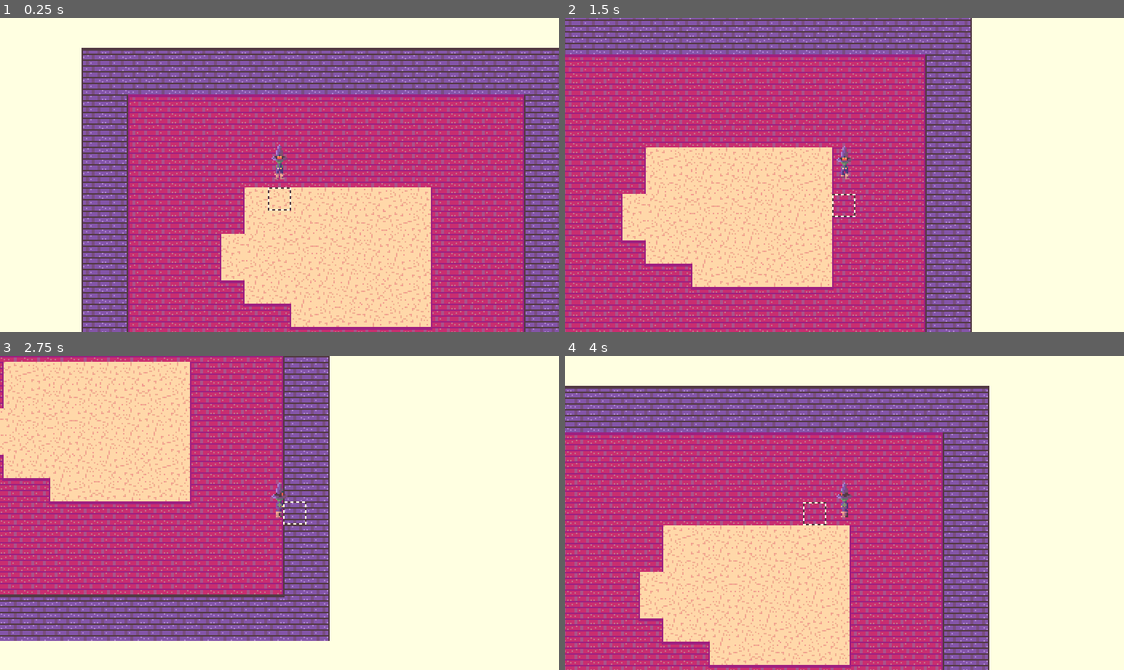
Above: before the commit, frames 1-4 (two rows, left to right).
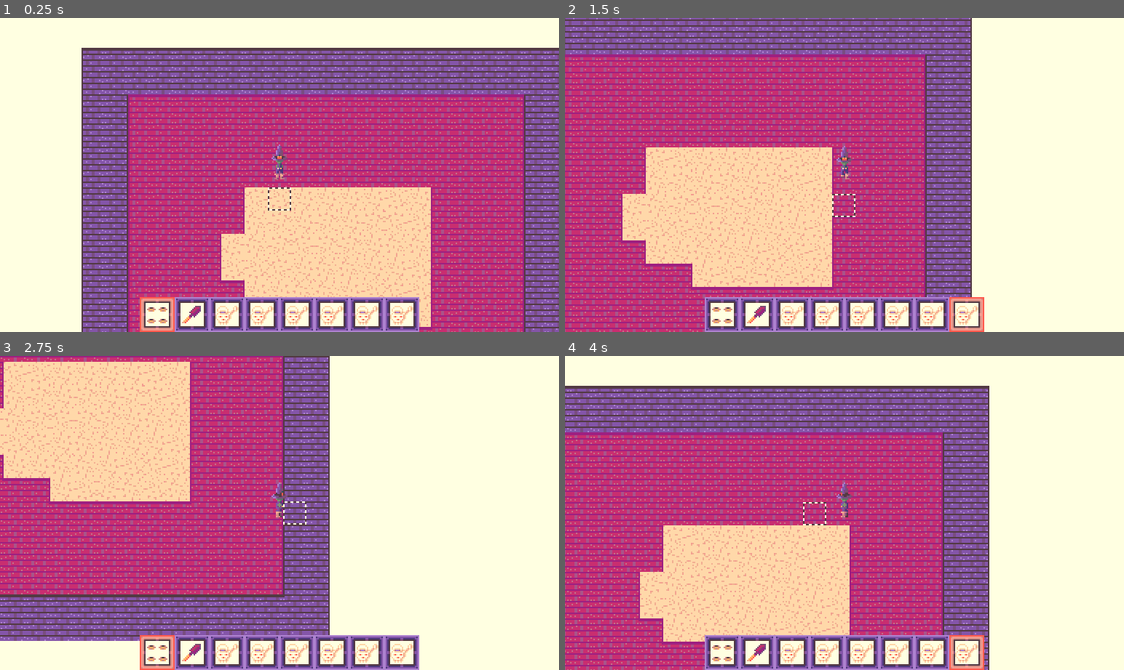
Above: after the commit, the same moments.

Repository: Tourmi/CozyAutumn2022
Game: Godot game, scene res://levels/default_level.tscn
Two runs of this game, one before a commit and one after it. Both use one fixed random seed, a clock stepped at 60 frames per second and the inputs below.
Inputs (mouse positions are in pixels of both pictures, inside the frame that each line leads up to):
- Up to frame 1 (0.25 s): no input
- Up to frame 2 (1.5 s): move the mouse to (967, 159) at 0.52 s; hold D (move_right) 0.53-1.28 s; tap Mouse wheel down (next_tool) at 0.6 s; tap Mouse wheel up (previous_tool) at 0.8, 1.35 s; move the mouse to (732, 190) at 1.27 s; hold S (move_down) from 1.28 s (still down)
- Up to frame 3 (2.75 s): tap Mouse wheel down (next_tool) at 1.55, 2.1 s; move the mouse to (335, 443) at 2.02 s; release S (move_down) at 2.03 s; hold D (move_right) from 2.03 s (still down); tap Mouse wheel up (previous_tool) at 2.3 s
- Up to frame 4 (4 s): move the mouse to (816, 575) at 2.77 s; release D (move_right) at 2.78 s; hold W (move_up) 2.78-3.53 s; tap Mouse wheel up (previous_tool) at 2.85, 3.8 s; tap Mouse wheel down (next_tool) at 3.05 s; move the mouse to (1012, 560) at 3.52 s; hold Left (move_left) from 3.53 s (still down); tap Space (use_tool) at 3.6 s

The runs differ from the first frame. In frame 1, 5.3% of the frame differs, in the area x 25-75%, y 88-100%; in frame 2, 5.4%; in frame 3, 3.7%; in frame 4, 5.4%.

Commit message:
Added hotbar

Diff:
--- a/entities/tools/seeds/pumpkin_seed.tres
+++ b/entities/tools/seeds/pumpkin_seed.tres
@@ -1,9 +1,11 @@
-[gd_resource type="Resource" load_steps=3 format=2]
+[gd_resource type="Resource" load_steps=4 format=2]
 
 [ext_resource path="res://entities/tools/seeds/seed_data.gd" type="Script" id=1]
 [ext_resource path="res://entities/plants/pumpkin/pumpkin_data.tres" type="Resource" id=2]
+[ext_resource path="res://entities/tools/seeds/pumpkin_seed.png" type="Texture" id=3]
 
 [resource]
 script = ExtResource( 1 )
-value = 3
+value = 5
 plant_data = ExtResource( 2 )
+icon = ExtResource( 3 )
--- a/entities/tools/seeds/seed_data.gd
+++ b/entities/tools/seeds/seed_data.gd
@@ -5,3 +5,4 @@
 export var value : int = 3
 #The plant data of this seed
 export var plant_data : Resource
+export var icon : Texture
--- a/entities/tools/seeds/seeds.gd
+++ b/entities/tools/seeds/seeds.gd
@@ -6,6 +6,9 @@
 
 func _init(seed_data : Seed_Data) -> void:
 	_seed_data = seed_data
+
+func _ready() -> void:
+	self.icon = _seed_data.icon
 
 func use_tool(global_pos : Vector2) -> void:
 	_to_plant_location = Utils.get_tile_location(global_pos)
--- a/entities/tools/shovel/shovel.gd
+++ b/entities/tools/shovel/shovel.gd
@@ -1,5 +1,8 @@
 class_name Shovel
 extends Tool
+
+func _ready():
+	icon = preload("res://entities/tools/shovel/shovel.png")
 
 var _to_dig_location : Vector2
 
--- a/entities/tools/tool.gd
+++ b/entities/tools/tool.gd
@@ -3,6 +3,7 @@
 
 signal finished_using()
 
+var icon : Texture
 var can_use : bool setget , _can_use_tool
 
 var _timer : Timer
--- a/entities/tools/water_can/water_can.gd
+++ b/entities/tools/water_can/water_can.gd
@@ -1,8 +1,10 @@
 class_name WaterCan
 extends Tool
 
+var _to_water_location : Vector2
 
-var _to_water_location : Vector2
+func _ready():
+	icon = preload("res://entities/tools/water_can/water_can.png")
 
 func use_tool(global_pos : Vector2) -> void:
 	_to_water_location = Utils.get_tile_location(global_pos)
--- a/globals/autoloads/player_variables.gd
+++ b/globals/autoloads/player_variables.gd
@@ -1,16 +1,29 @@
 extends Node
 
+signal selected_tool_changed(index)
+
 var selected_tool_index : int = 0
-# The player's inventory. The size of the array determines the maximum player inventory
-export var inventory : Array
+var inventory : Array
+
+var _level : Game_Level
 
 func _ready():
-	inventory[0] = Seeds.new(load("res://entities/tools/seeds/pumpkin_seed.tres") as Seed_Data)
-	inventory[1] = Shovel.new()
-	inventory[2] = WaterCan.new()
-	add_child(inventory[0])
-	add_child(inventory[1])
-	add_child(inventory[2])
+	inventory.append(Seeds.new(preload("res://entities/tools/seeds/pumpkin_seed.tres") as Seed_Data))
+	add_child(inventory.back())
+	inventory.append(Shovel.new())
+	add_child(inventory.back())
+	inventory.append(WaterCan.new())
+	add_child(inventory.back())
+	inventory.append(WaterCan.new())
+	add_child(inventory.back())
+	inventory.append(WaterCan.new())
+	add_child(inventory.back())
+	inventory.append(WaterCan.new())
+	add_child(inventory.back())
+	inventory.append(WaterCan.new())
+	add_child(inventory.back())
+	inventory.append(WaterCan.new())
+	add_child(inventory.back())
 
 func get_selected_tool() -> Tool:
 	return inventory[selected_tool_index] as Tool
@@ -18,7 +31,9 @@
 func next_tool() -> void:
 	selected_tool_index += 1
 	if selected_tool_index >= inventory.size(): selected_tool_index = 0
+	emit_signal("selected_tool_changed", selected_tool_index)
 
 func previous_tool() -> void:
 	selected_tool_index -= 1
 	if selected_tool_index < 0: selected_tool_index = inventory.size() - 1
+	emit_signal("selected_tool_changed", selected_tool_index)
--- a/globals/autoloads/player_variables.tscn
+++ b/globals/autoloads/player_variables.tscn
@@ -4,4 +4,3 @@
 
 [node name="Node" type="Node"]
 script = ExtResource( 1 )
-inventory = [ null, null, null ]
--- a/levels/default_level.tscn
+++ b/levels/default_level.tscn
@@ -1,13 +1,16 @@
-[gd_scene load_steps=4 format=2]
+[gd_scene load_steps=5 format=2]
 
 [ext_resource path="res://entities/player/player.tscn" type="PackedScene" id=1]
 [ext_resource path="res://maps/main_map/main_map.tscn" type="PackedScene" id=2]
 [ext_resource path="res://levels/level.gd" type="Script" id=3]
+[ext_resource path="res://ui/hud/hud.tscn" type="PackedScene" id=4]
 
-[node name="Default_Level" type="Node2D"]
+[node name="Default_Level" type="Node"]
 script = ExtResource( 3 )
 
 [node name="Map" parent="." instance=ExtResource( 2 )]
 
 [node name="Player" parent="." instance=ExtResource( 1 )]
 position = Vector2( 88.1133, 55.5619 )
+
+[node name="Hud" parent="." instance=ExtResource( 4 )]
--- a/levels/level.gd
+++ b/levels/level.gd
@@ -1,5 +1,6 @@
 class_name Game_Level
-extends Node2D
+extends Node
 
 onready var map : Game_Map = $Map
 onready var player : Player_Actor = $Player
+onready var hud : Hud = $Hud
--- a/project.godot
+++ b/project.godot
@@ -24,7 +24,7 @@
 "language": "GDScript",
 "path": "res://globals/directions.gd"
 }, {
-"base": "Node2D",
+"base": "Node",
 "class": "Game_Level",
 "language": "GDScript",
 "path": "res://levels/level.gd"
@@ -33,6 +33,21 @@
 "class": "Game_Map",
 "language": "GDScript",
 "path": "res://maps/map.gd"
+}, {
+"base": "HBoxContainer",
+"class": "Hotbar",
+"language": "GDScript",
+"path": "res://ui/hud/hotbar/hotbar.gd"
+}, {
+"base": "TextureRect",
+"class": "HotbarSquare",
+"language": "GDScript",
+"path": "res://ui/hud/hotbar/hotbar_square.gd"
+}, {
+"base": "CanvasLayer",
+"class": "Hud",
+"language": "GDScript",
+"path": "res://ui/hud/hud.gd"
 }, {
 "base": "Node2D",
 "class": "Plant",
@@ -85,6 +100,9 @@
 "Directions": "",
 "Game_Level": "",
 "Game_Map": "",
+"Hotbar": "",
+"HotbarSquare": "",
+"Hud": "",
 "Plant": "",
 "Plant_Data": "",
 "Player_Actor": "",
--- /dev/null
+++ b/ui/hud/hotbar/hotbar.gd
@@ -0,0 +1,26 @@
+class_name Hotbar
+extends HBoxContainer
+
+export(Array, NodePath) var hotbar_squares : Array
+var _hotbar_squares : Array
+
+func _ready():
+	var idx = 0
+	for sq in hotbar_squares:
+		var node := get_node(sq) as HotbarSquare
+		_hotbar_squares.append(node)
+		if idx < PlayerVariables.inventory.size(): node.set_tool_icon(PlayerVariables.inventory[idx].icon)
+		idx += 1
+	PlayerVariables.connect("selected_tool_changed", self, "_on_selected_tool_changed")
+	select(0)
+
+func select(index : int) -> void:
+	_deselect_everything()
+	(_hotbar_squares[index] as HotbarSquare).selected = true
+
+func _deselect_everything() -> void:
+	for sq in _hotbar_squares:
+		(sq as HotbarSquare).selected = false
+
+func _on_selected_tool_changed(index : int) -> void:
+	select(index)
--- /dev/null
+++ b/ui/hud/hotbar/hotbar.tscn
@@ -0,0 +1,50 @@
+[gd_scene load_steps=3 format=2]
+
+[ext_resource path="res://ui/hud/hotbar/hotbar_square.tscn" type="PackedScene" id=1]
+[ext_resource path="res://ui/hud/hotbar/hotbar.gd" type="Script" id=2]
+
+[node name="Hotbar" type="HBoxContainer"]
+anchor_top = 1.0
+anchor_right = 1.0
+anchor_bottom = 1.0
+margin_top = -24.0
+grow_horizontal = 2
+custom_constants/separation = 0
+alignment = 1
+script = ExtResource( 2 )
+__meta__ = {
+"_edit_use_anchors_": false
+}
+hotbar_squares = [ NodePath("HotbarSquare1"), NodePath("HotbarSquare2"), NodePath("HotbarSquare3"), NodePath("HotbarSquare4"), NodePath("HotbarSquare5"), NodePath("HotbarSquare6"), NodePath("HotbarSquare7"), NodePath("HotbarSquare8") ]
+
+[node name="HotbarSquare1" parent="." instance=ExtResource( 1 )]
+margin_left = 96.0
+margin_right = 120.0
+
+[node name="HotbarSquare2" parent="." instance=ExtResource( 1 )]
+margin_left = 120.0
+margin_right = 144.0
+
+[node name="HotbarSquare3" parent="." instance=ExtResource( 1 )]
+margin_left = 144.0
+margin_right = 168.0
+
+[node name="HotbarSquare4" parent="." instance=ExtResource( 1 )]
+margin_left = 168.0
+margin_right = 192.0
+
+[node name="HotbarSquare5" parent="." instance=ExtResource( 1 )]
+margin_left = 192.0
+margin_right = 216.0
+
+[node name="HotbarSquare6" parent="." instance=ExtResource( 1 )]
+margin_left = 216.0
+margin_right = 240.0
+
+[node name="HotbarSquare7" parent="." instance=ExtResource( 1 )]
+margin_left = 240.0
+margin_right = 264.0
+
+[node name="HotbarSquare8" parent="." instance=ExtResource( 1 )]
+margin_left = 264.0
+margin_right = 288.0
--- /dev/null
+++ b/ui/hud/hotbar/hotbar_square.gd
@@ -0,0 +1,22 @@
+tool
+class_name HotbarSquare
+extends TextureRect
+
+export var selected : bool = false setget _set_selected,_get_selected
+export var selected_texture : Texture
+export var deselected_texture : Texture
+
+onready var tool_icon : TextureRect = $"Tool Icon" as TextureRect
+
+func _ready():
+	texture = deselected_texture
+
+func set_tool_icon(text : Texture) -> void:
+	tool_icon.texture = text
+
+func _set_selected(state : bool) -> void:
+	selected = state
+	texture = selected_texture if selected else deselected_texture
+
+func _get_selected() -> bool:
+	return selected
--- /dev/null
+++ b/ui/hud/hotbar/hotbar_square.tscn
@@ -0,0 +1,30 @@
+[gd_scene load_steps=5 format=2]
+
+[ext_resource path="res://ui/hud/hotbar/hotbar_frame.png" type="Texture" id=1]
+[ext_resource path="res://ui/hud/hotbar/hotbar_square.gd" type="Script" id=2]
+[ext_resource path="res://ui/hud/hotbar/selected_hotbar_frame.png" type="Texture" id=3]
+[ext_resource path="res://entities/tools/shovel/shovel.png" type="Texture" id=4]
+
+[node name="HotbarSquare" type="TextureRect"]
+margin_right = 24.0
+margin_bottom = 24.0
+rect_min_size = Vector2( 24, 24 )
+rect_pivot_offset = Vector2( 0, 24 )
+texture = ExtResource( 1 )
+stretch_mode = 3
+script = ExtResource( 2 )
+__meta__ = {
+"_edit_use_anchors_": false
+}
+selected_texture = ExtResource( 3 )
+deselected_texture = ExtResource( 1 )
+
+[node name="Tool Icon" type="TextureRect" parent="."]
+margin_left = 4.0
+margin_top = 4.0
+margin_right = 4.0
+margin_bottom = 4.0
+texture = ExtResource( 4 )
+__meta__ = {
+"_edit_use_anchors_": false
+}
--- /dev/null
+++ b/ui/hud/hud.gd
@@ -0,0 +1,4 @@
+class_name Hud
+extends CanvasLayer
+
+onready var hotbar : Hotbar = $Hotbar
--- /dev/null
+++ b/ui/hud/hud.tscn
@@ -0,0 +1,9 @@
+[gd_scene load_steps=3 format=2]
+
+[ext_resource path="res://ui/hud/hotbar/hotbar.tscn" type="PackedScene" id=1]
+[ext_resource path="res://ui/hud/hud.gd" type="Script" id=2]
+
+[node name="Hud" type="CanvasLayer"]
+script = ExtResource( 2 )
+
+[node name="Hotbar" parent="." instance=ExtResource( 1 )]
Binary file added: entities/tools/seeds/pumpkin_seed.png
Not shown, added: entities/tools/seeds/pumpkin_seed.png.import
Binary file added: entities/tools/shovel/shovel.png
Not shown, added: entities/tools/shovel/shovel.png.import
Binary file added: entities/tools/water_can/water_can.png
Not shown, added: entities/tools/water_can/water_can.png.import
Binary file added: raw_content/hotbar_frame.aseprite
Binary file added: raw_content/shovel.aseprite
Binary file added: raw_content/water_can.aseprite
Binary file added: ui/hud/hotbar/hotbar_frame.png
Not shown, added: ui/hud/hotbar/hotbar_frame.png.import
Binary file added: ui/hud/hotbar/selected_hotbar_frame.png
(and 1 more such lines)
